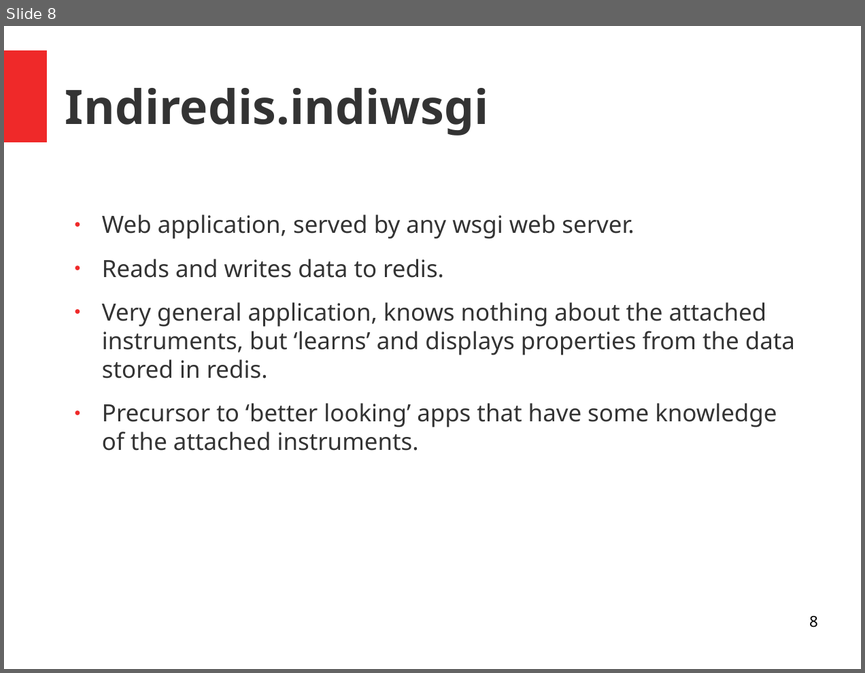
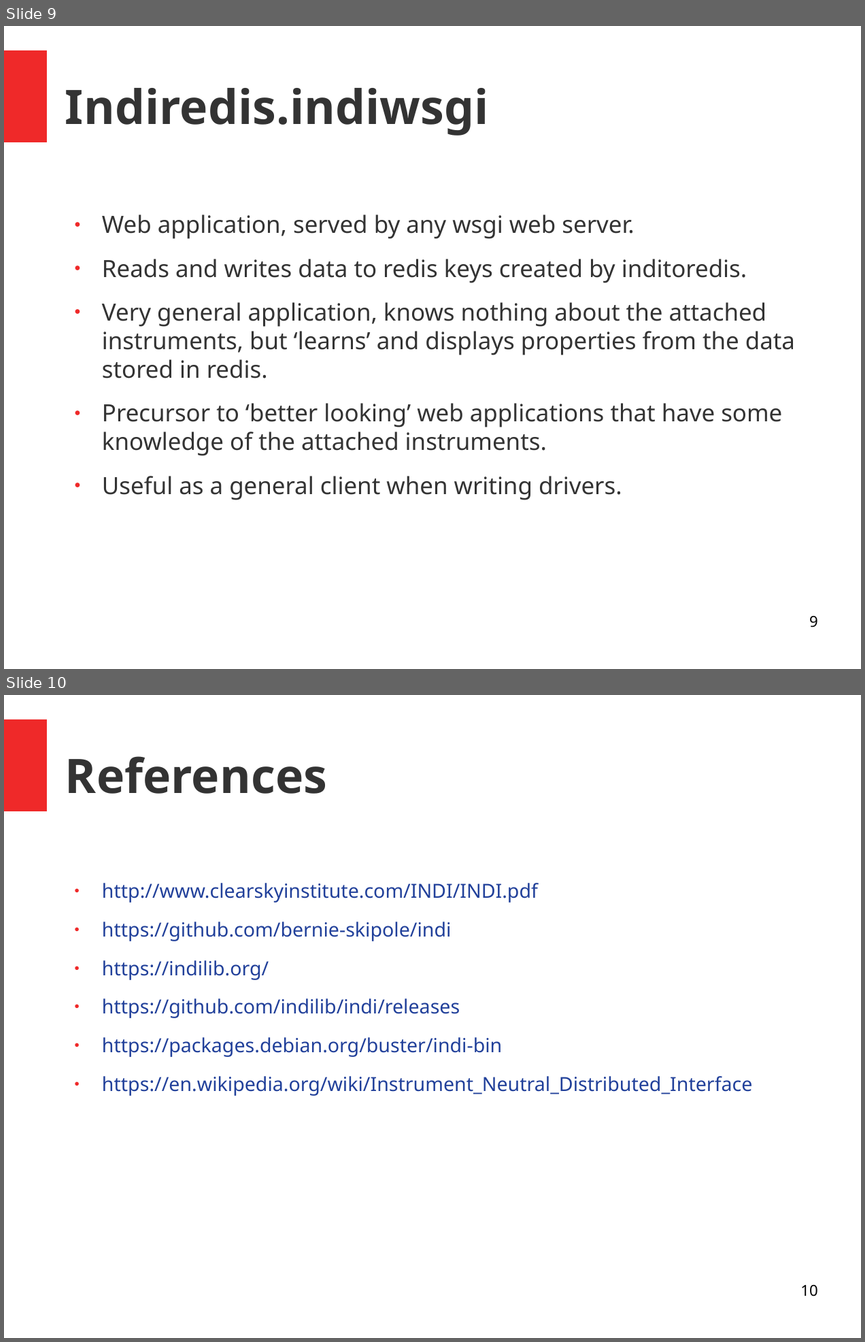
Before and after one commit to bernie-skipole/indi, a slide deck: indislides.odp. Shown one above the other, each under a label of ours: slide 8 before the commit, slides 9 and 10 after it. The pictures are 865x673 and 865x1342 pixels, drawn with LibreOffice and Linux fonts; fonts in the diff are those of the drawing. Boxes give left, top, right and bottom in pixels: in the first picture for what was removed or moved away, otherwise in the second. Text is boxed around its words. In the diff, an @@ line names an element or a change of style, - is before the commit and + after.

```diff
--- a/indislides.odp
+++ b/indislides.odp
@@ slide 10 added at (4, 695, 861, 1338), background #FFFFFF; not listed: 1 template element that a slide beside it also shows @@
@@ title added at (65, 756, 327, 794), 44 pt, text #333333, bold @@
+References
@@ text added at (102, 883, 752, 1096), 18 pt, text #21409A @@
+● http://www.clearskyinstitute.com/INDI/INDI.pdf
+● https://github.com/bernie-skipole/indi
+● https://indilib.org/
+● https://github.com/indilib/indi/releases
+● https://packages.debian.org/buster/indi-bin
+● https://en.wikipedia.org/wiki/Instrument_Neutral_Distributed_Interface
@@ page number added at (800, 1285, 817, 1296), 14 pt, text #000000 @@
+10
@@ what was slide 8 is now slide 9 @@
@@ slide 9 changed as well @@
@@ text at (102, 259, 747, 283): text changed @@
-● Reads and writes data to redis.
+● Reads and writes data to redis keys created by inditoredis.
@@ text at (102, 403, 782, 500): text changed @@
-● Precursor to ‘better looking’ apps that have some knowledge of the attached instruments.
+● Precursor to ‘better looking’ web applications that have some knowledge of the attached instruments.
+● Useful as a general client when writing drivers.
@@ page number at (809, 616, 818, 627): text changed @@
-8
+9
```
Also in this commit, not shown: 7 other slides changed, 1 other slide added.
